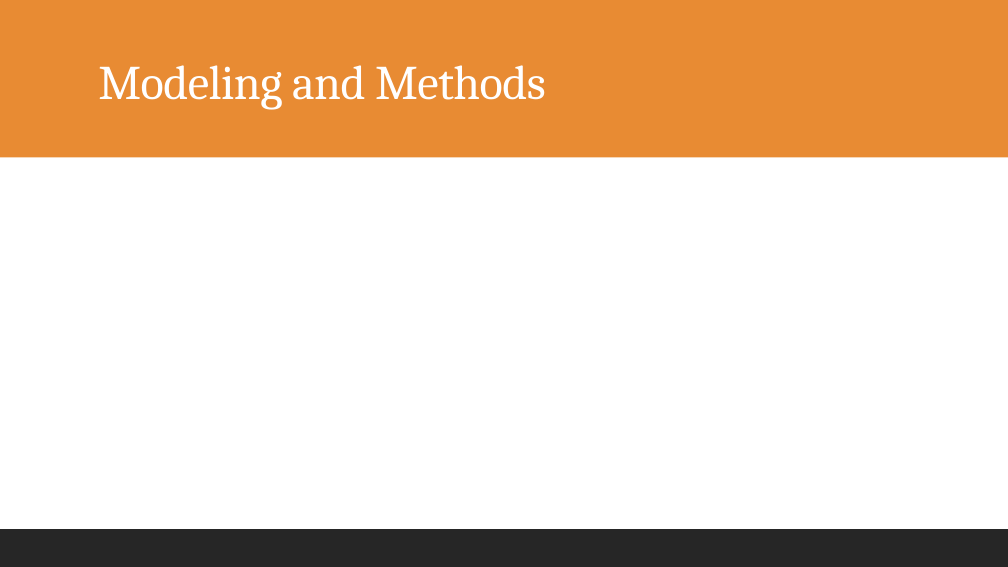
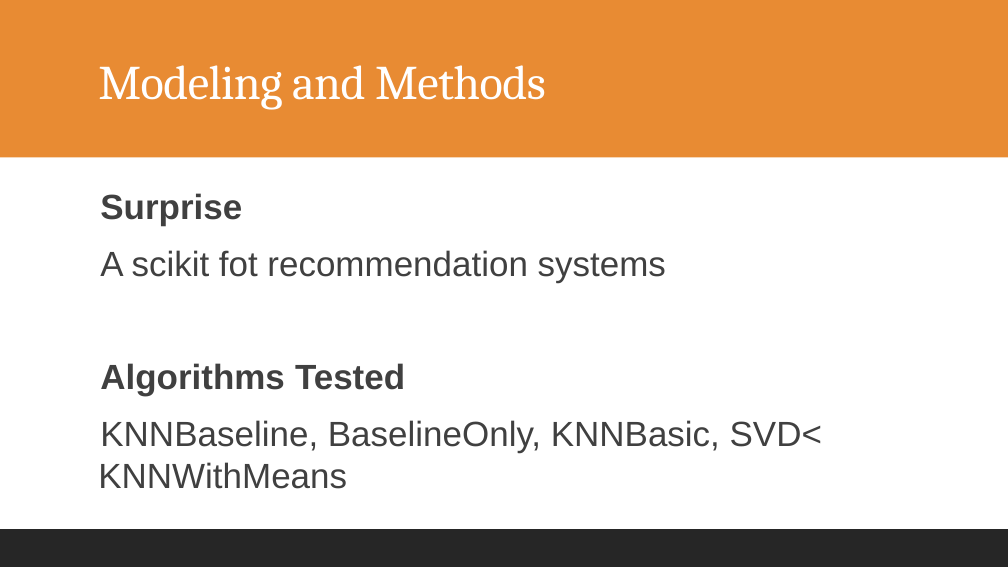
Before and after one commit to laurencoats/InstagramforAmazon, a slide deck: slide 4 of InstagramforAmazon.pptx. Drawn at 1008x567 pixels with LibreOffice and Linux fonts; fonts in the diff are those of the drawing. Boxes give left, top, right and bottom in pixels: in the first picture for what was removed or moved away, otherwise in the second. Text is boxed around its words. In the diff, an @@ line names an element or a change of style, - is before the commit and + after.

```diff
--- a/InstagramforAmazon.pptx
+++ b/InstagramforAmazon.pptx
@@ text added at (x1=98, y1=193, x2=822, y2=489), 33.3 pt, text #404040 @@
+  Surprise
+  A scikit fot recommendation systems
+  Algorithms Tested
+  KNNBaseline, BaselineOnly, KNNBasic, SVD< KNNWithMeans
```
Also in this commit, not shown: 3 other slides changed, 1 other file.
